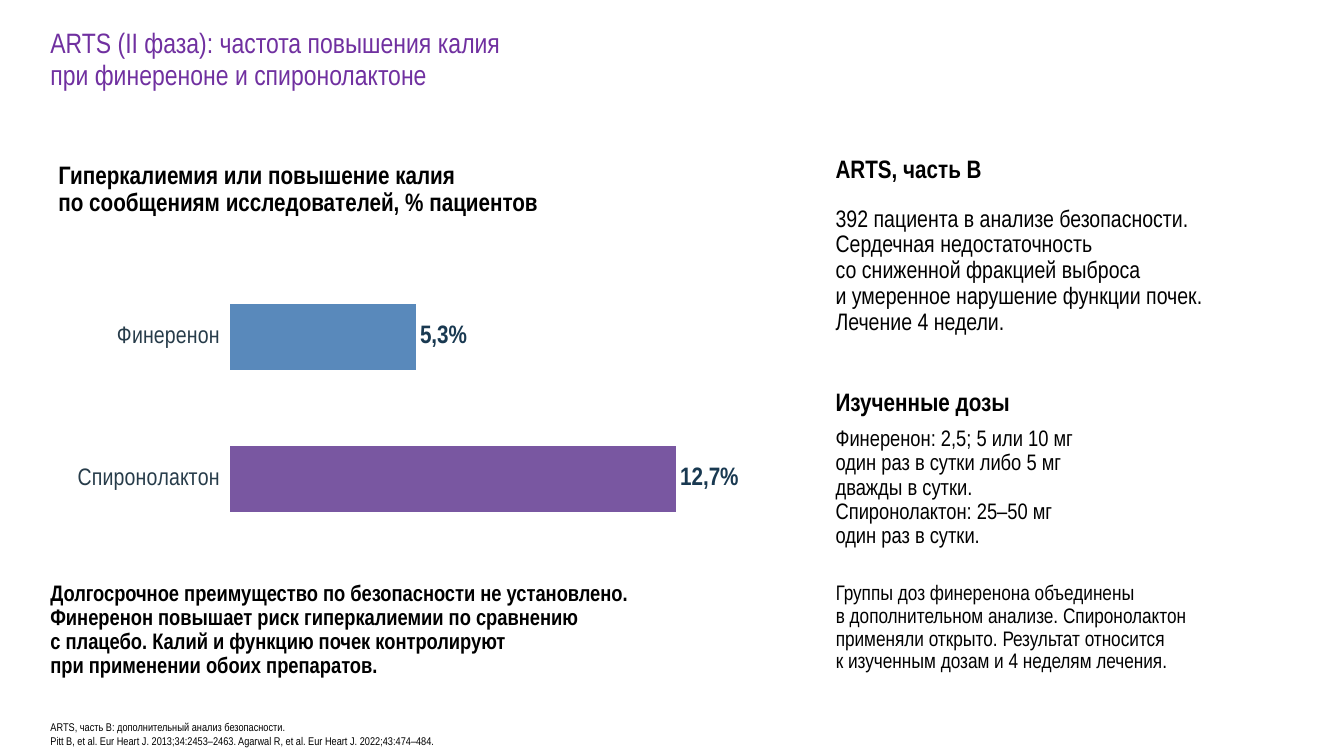
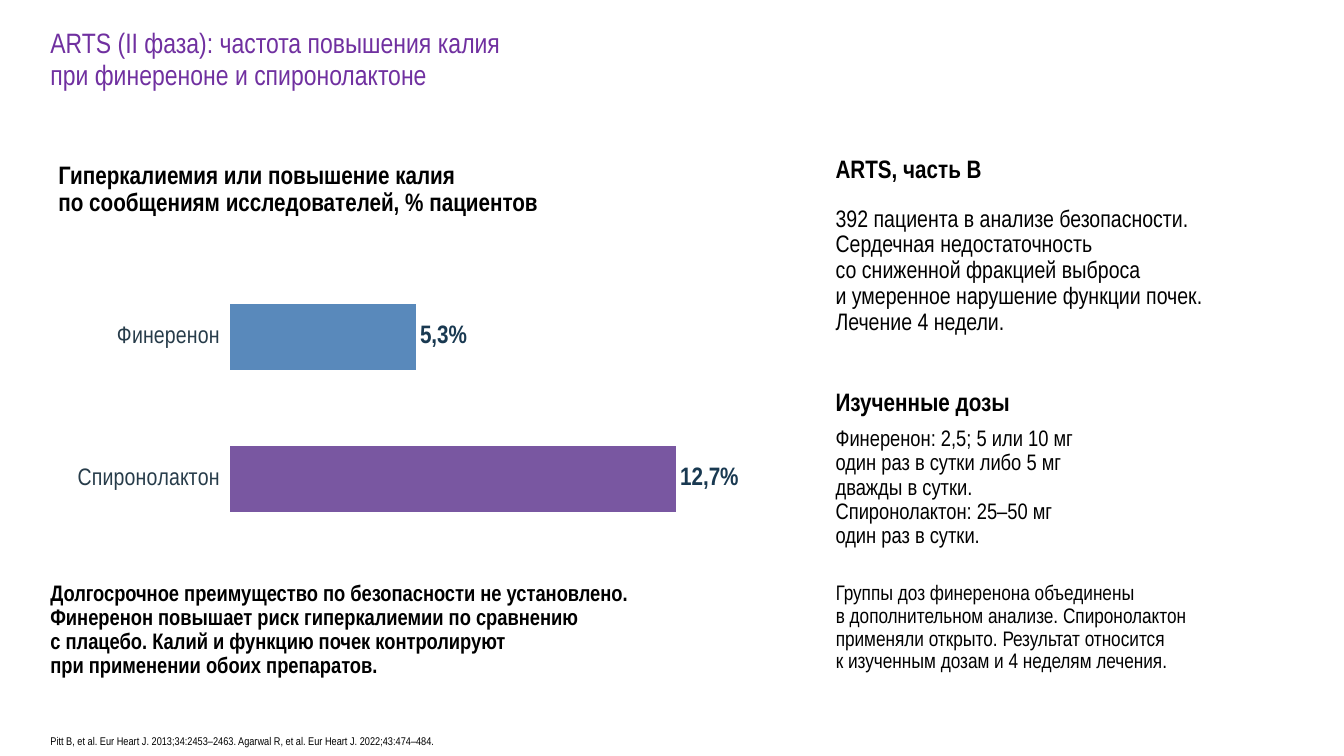
Before and after one commit to drabdulbosit1-eng/my-test-cloud, a slide deck: slide 42 of finerenone/Finerenone_Levin_reviewed.pptx. Drawn at 1344x756 pixels with LibreOffice and Linux fonts; fonts in the diff are those of the drawing. Boxes give left, top, right and bottom in pixels: in the first picture for what was removed or moved away, otherwise in the second. Text is boxed around its words. In the diff, an @@ line names an element or a change of style, - is before the commit and + after.

```diff
--- a/finerenone/Finerenone_Levin_reviewed.pptx
+++ b/finerenone/Finerenone_Levin_reviewed.pptx
@@ text at box(50, 723, 285, 734): paragraph removed @@
-ARTS, часть B: дополнительный анализ безопасности.
@@ text "Pitt B, et al. Eur ...": place and size @@
-text "Pitt B, et al. Eur ..." at box(50, 723, 434, 748)
+text "Pitt B, et al. Eur ..." at box(50, 737, 434, 748)
```
Also in this commit, not shown: 24 other slides changed, 1 other file.
